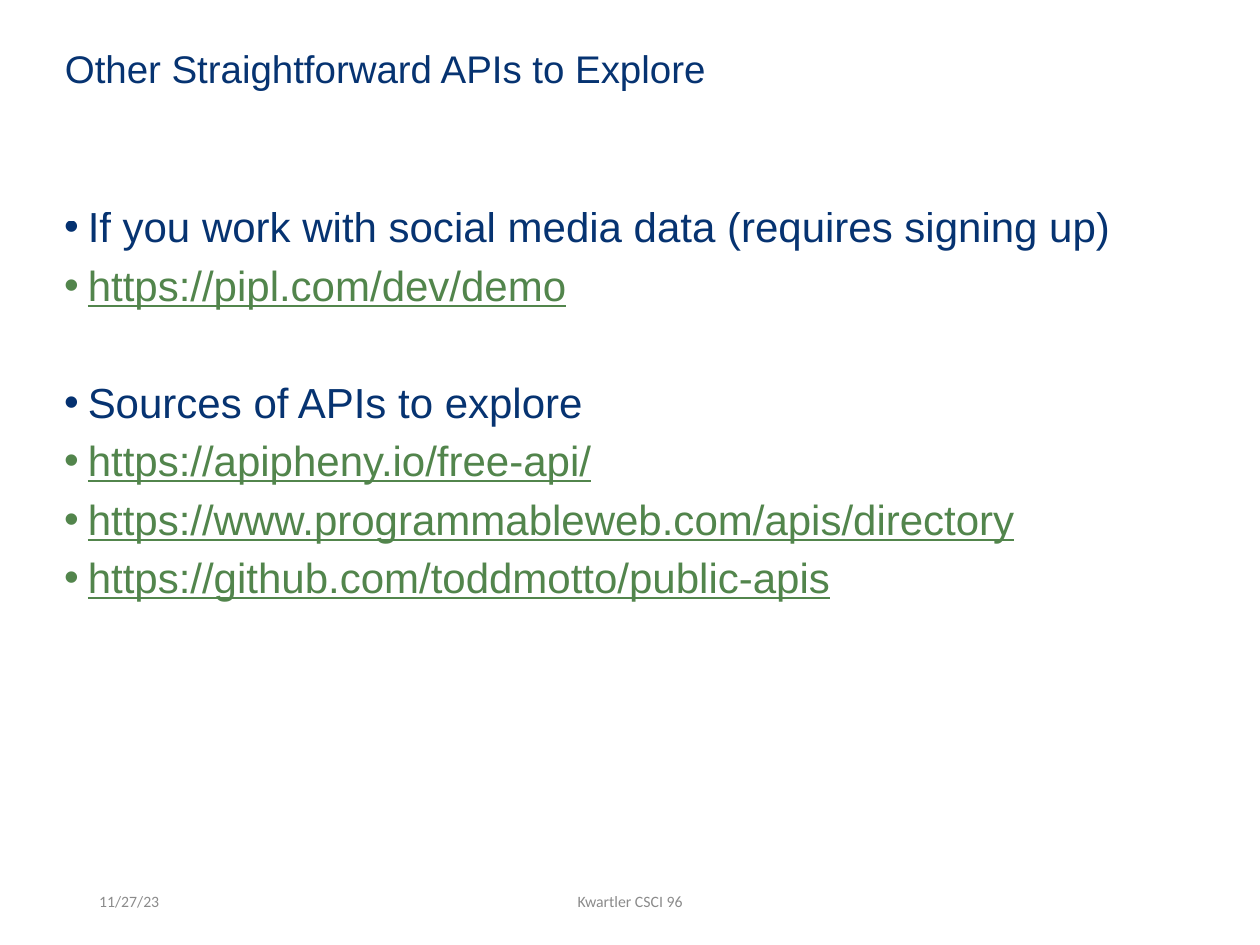
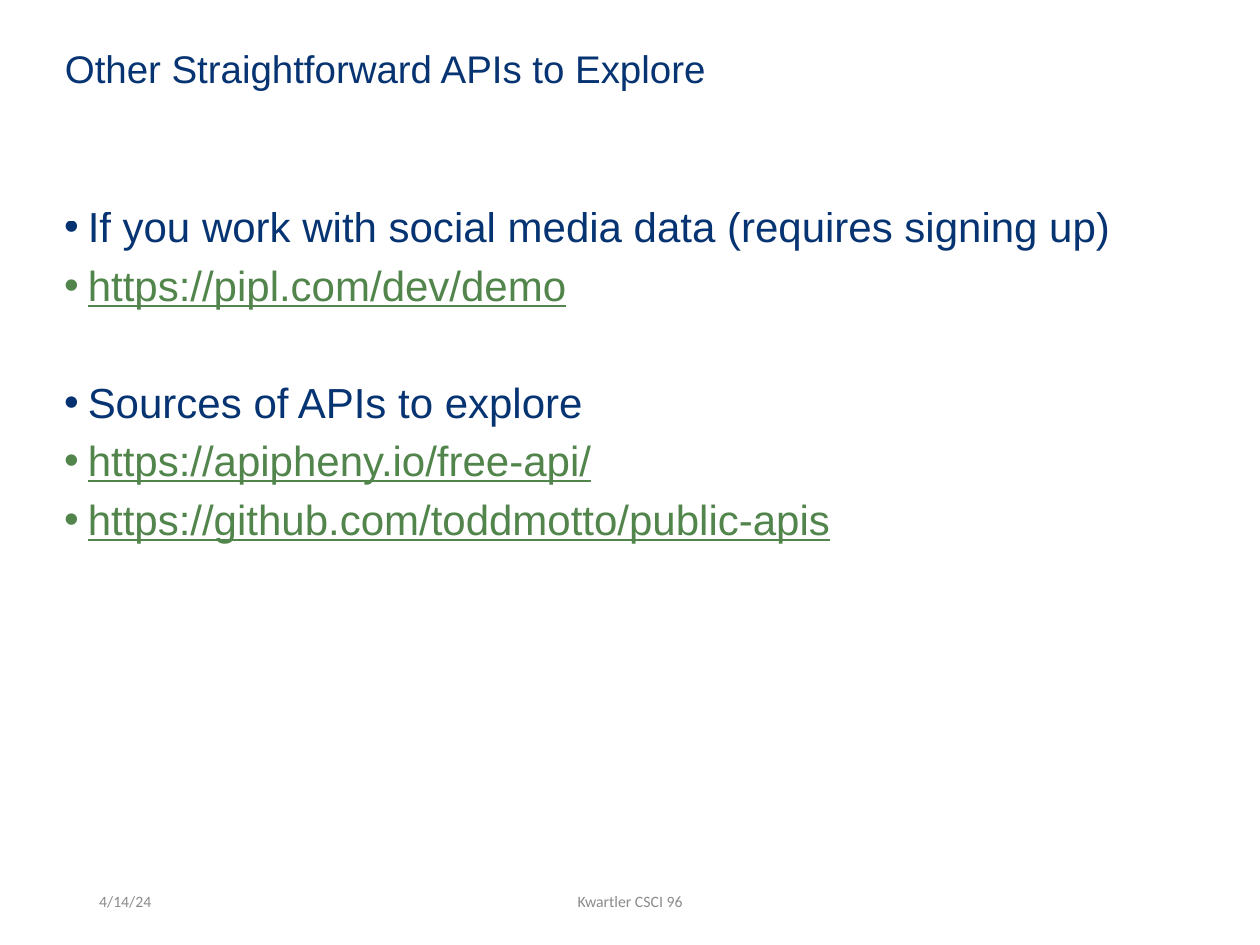
Before and after one commit to kwartler/Harvard_DataMining_Business_Student, a slide deck: slide 16 of Lessons/K_DataSources_Scraping_APIs/A_APIs.pptx. Drawn at 1260x945 pixels with LibreOffice and Linux fonts; fonts in the diff are those of the drawing. Boxes give left, top, right and bottom in pixels: in the first picture for what was removed or moved away, otherwise in the second. Text is boxed around its words. In the diff, an @@ line names an element or a change of style, - is before the commit and + after.

```diff
--- a/Lessons/K_DataSources_Scraping_APIs/A_APIs.pptx
+++ b/Lessons/K_DataSources_Scraping_APIs/A_APIs.pptx
@@ text at [88, 504, 1014, 543]: paragraph removed @@
-• https://www.programmableweb.com/apis/directory
@@ text at [99, 896, 151, 908]: text changed @@
-11/27/23
+4/14/24
```
Also in this commit, not shown: 15 other slides changed, 2 other files.
